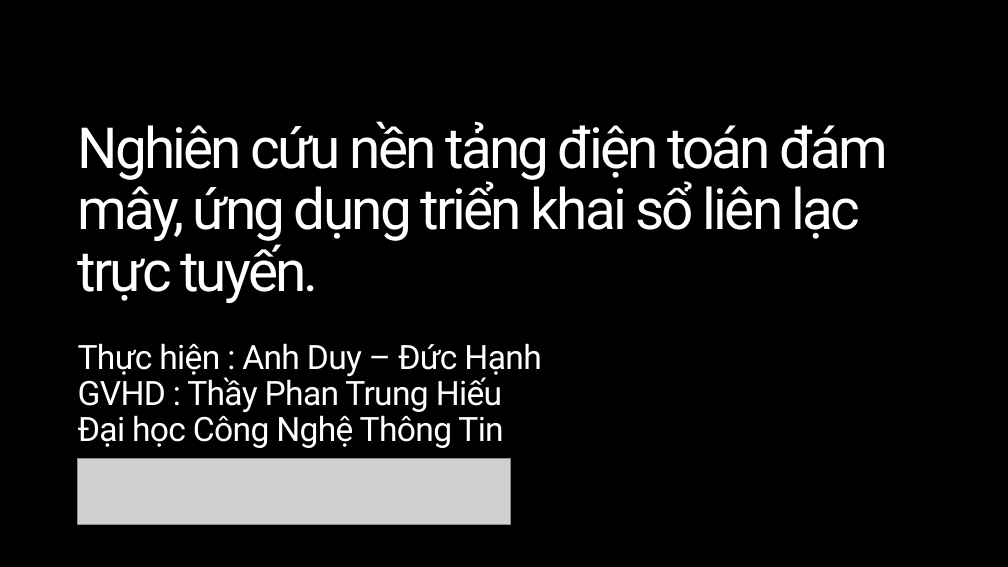
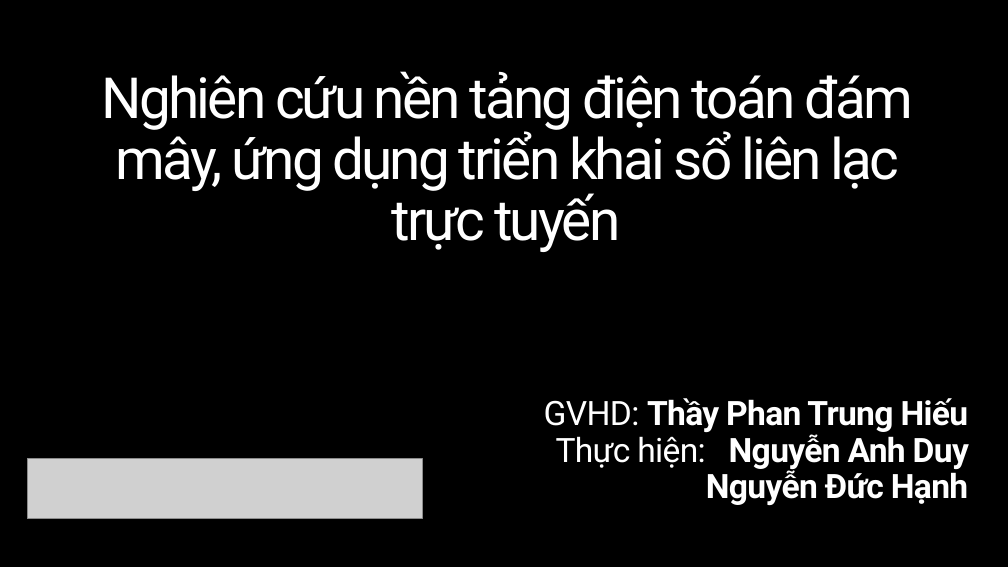
Before and after one commit to tiendv/contactbook, a slide deck: slide 1 of Project_Management/Báo cáo khóa luận/Presentation.pptx. Drawn at 1008x567 pixels with LibreOffice and Linux fonts; fonts in the diff are those of the drawing; grey boxes stand for pictures; background and template pictures are left out. Boxes give left, top, right and bottom in pixels: in the first picture for what was removed or moved away, otherwise in the second. Text is boxed around its words. In the diff, an @@ line names an element or a change of style, - is before the commit and + after.

```diff
--- a/Project_Management/Báo cáo khóa luận/Presentation.pptx
+++ b/Project_Management/Báo cáo khóa luận/Presentation.pptx
@@ title at (102,71,913,252): text changed @@
-Nghiên cứu nền tảng điện toán đám mây, ứng dụng triển khai sổ liên lạc trực tuyến.
+Nghiên cứu nền tảng điện toán đám mây, ứng dụng triển khai sổ liên lạc trực tuyến
@@ subtitle at (544,398,969,505): text changed; bold on @@
-Thực hiện : Anh Duy – Đức Hạnh
-GVHD : Thầy Phan Trung Hiếu
-Đại học Công Nghệ Thông Tin
+GVHD: Thầy Phan Trung Hiếu
+Thực hiện: Nguyễn Anh Duy Nguyễn Đức Hạnh
@@ picture: place and size @@
-picture at (78,458,510,525)
+picture at (27,458,422,519)
```
Also in this commit, not shown: 8 other slides changed, 10 slides added, 5 slides removed.
